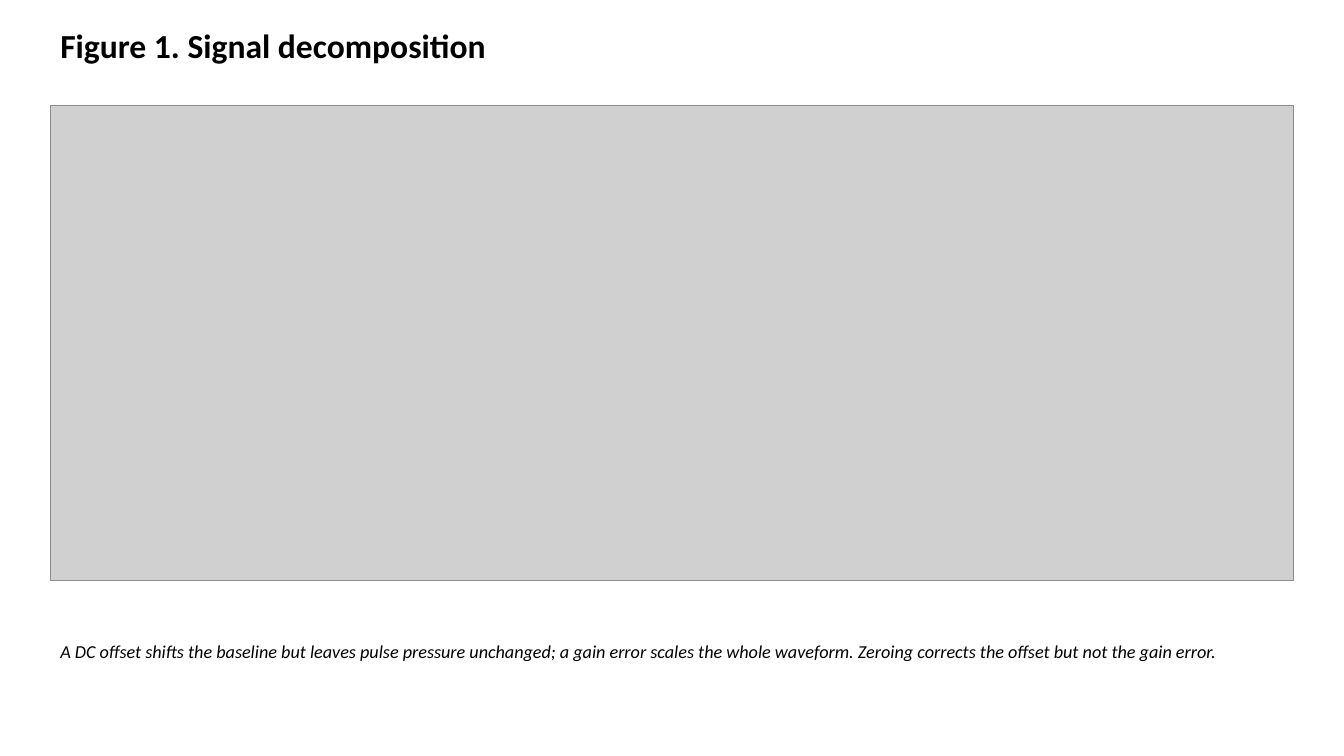
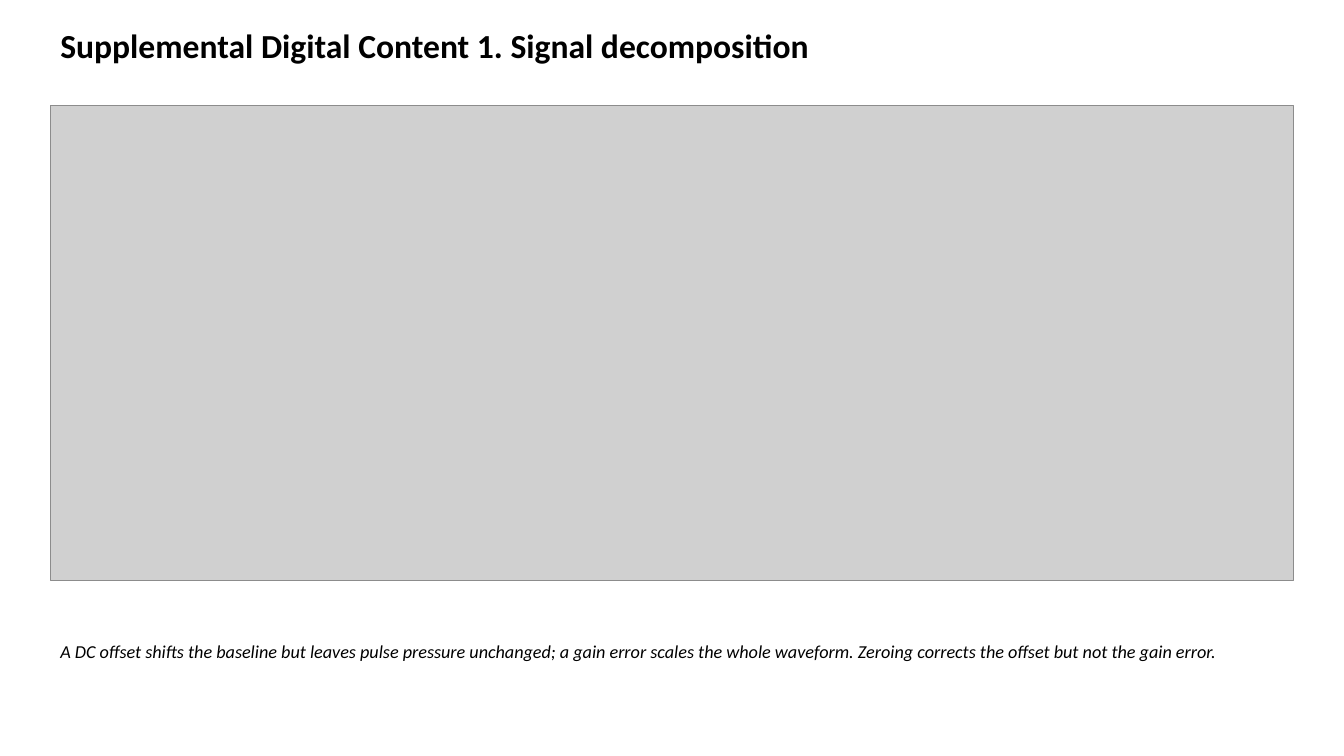
Before and after one commit to bougtoir/medical-accident-its-analysis, a slide deck: slide 5 of zero_calibration_bpm/manuscripts/BPM_Figures_EN.pptx (slide 1 before the commit). Drawn at 1344x756 pixels with LibreOffice and Linux fonts; fonts in the diff are those of the drawing; grey boxes stand for pictures. Boxes give left, top, right and bottom in pixels: in the first picture for what was removed or moved away, otherwise in the second. Text is boxed around its words. In the diff, an @@ line names an element or a change of style, - is before the commit and + after.

```diff
--- a/zero_calibration_bpm/manuscripts/BPM_Figures_EN.pptx
+++ b/zero_calibration_bpm/manuscripts/BPM_Figures_EN.pptx
@@ text at [60,34,809,64]: text changed @@
-Figure 1. Signal decomposition
+Supplemental Digital Content 1. Signal decomposition
```
Also in this commit, not shown: 5 other slides changed, 32 other files.
